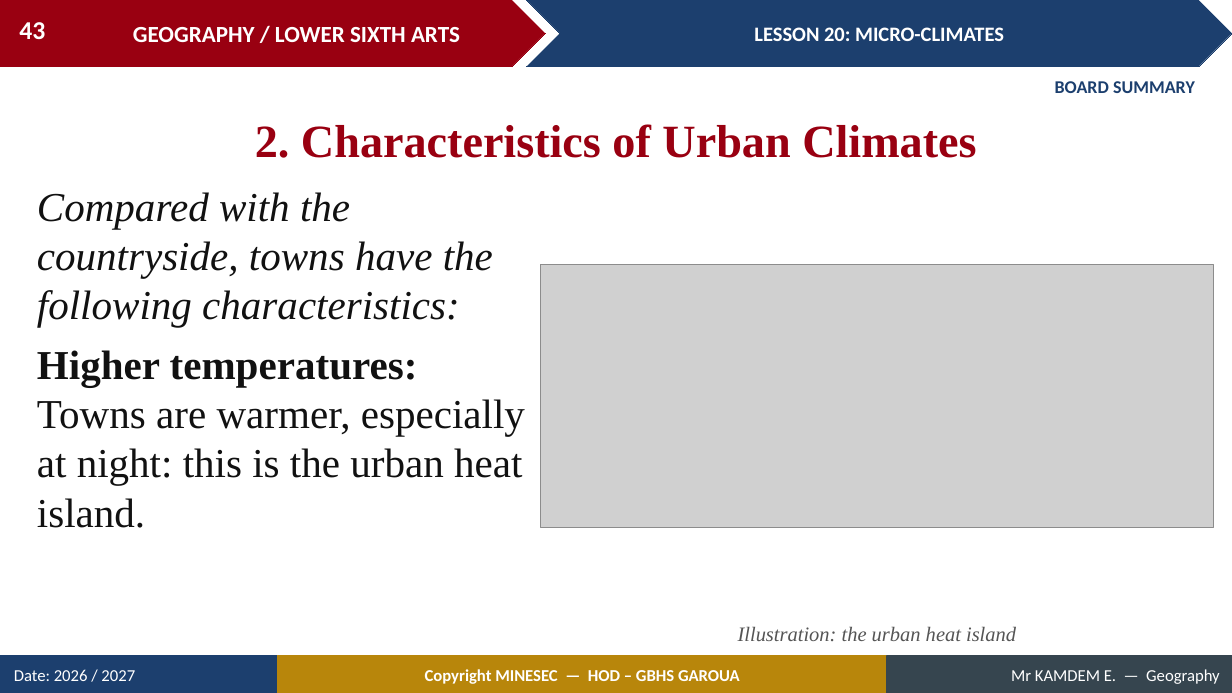
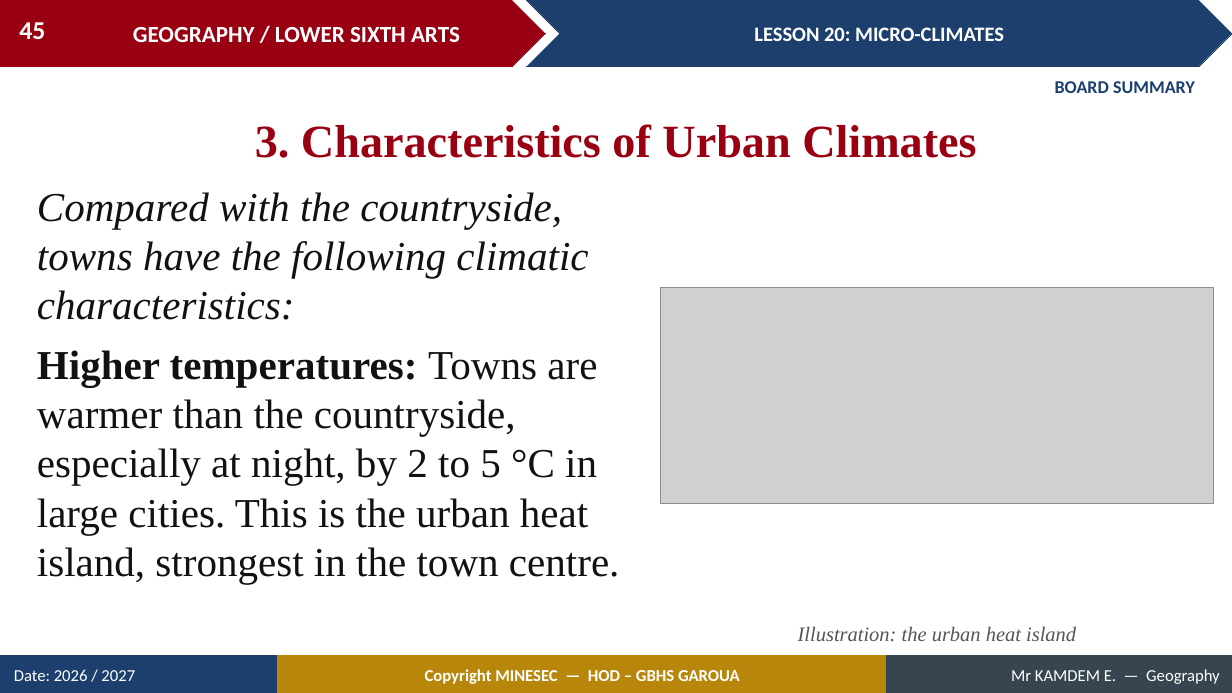
Before and after one commit to Berthautk/linea-github, a slide deck: slide 45 of lecons/LSA/Climatology/03_LSA_CLIM_L20_Micro_climates.pptx (slide 43 before the commit). Drawn at 1232x693 pixels with LibreOffice and Linux fonts; fonts in the diff are those of the drawing; grey boxes stand for pictures. Boxes give left, top, right and bottom in pixels: in the first picture for what was removed or moved away, otherwise in the second. Text is boxed around its words. In the diff, an @@ line names an element or a change of style, - is before the commit and + after.

```diff
--- a/lecons/LSA/Climatology/03_LSA_CLIM_L20_Micro_climates.pptx
+++ b/lecons/LSA/Climatology/03_LSA_CLIM_L20_Micro_climates.pptx
@@ page number at (19,22,45,39): text changed @@
-43
+45
@@ text at (255,124,976,158): text changed @@
-2. Characteristics of Urban Climates
+3. Characteristics of Urban Climates
@@ text at (37,192,619,584): text changed @@
-Compared with the countryside, towns have the following characteristics:
-Higher temperatures: Towns are warmer, especially at night: this is the urban heat island.
+Compared with the countryside, towns have the following climatic characteristics:
+Higher temperatures: Towns are warmer than the countryside, especially at night, by 2 to 5 °C in large cities. This is the urban heat island, strongest in the town centre.
@@ picture: place and size @@
-picture at (541,264,1214,527)
+picture at (661,288,1214,505)
@@ text "Illustration: the urban heat island": place and size @@
-text "Illustration: the urban heat island" at (738,626,1016,641)
+text "Illustration: the urban heat island" at (798,626,1076,641)
```
Also in this commit, not shown: 11 other slides changed, 5 slides added, 1 slide removed, 4 other files.
